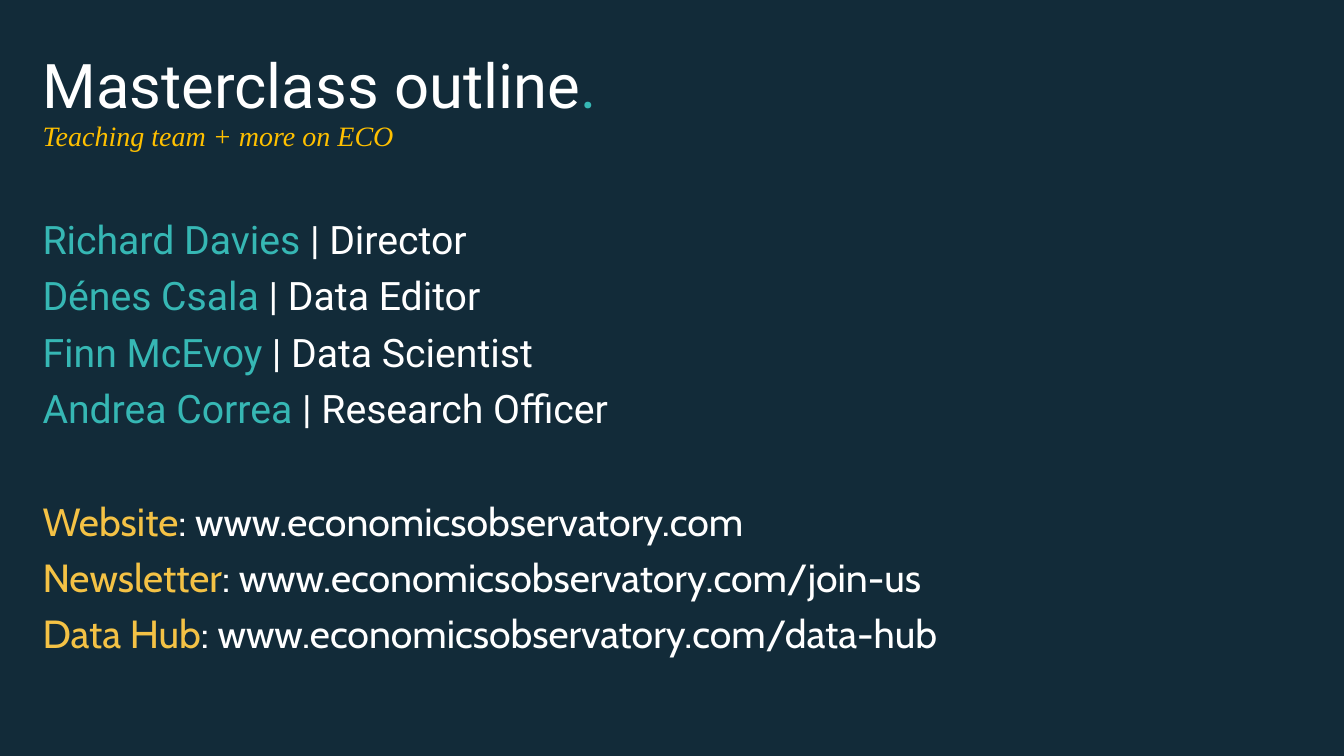
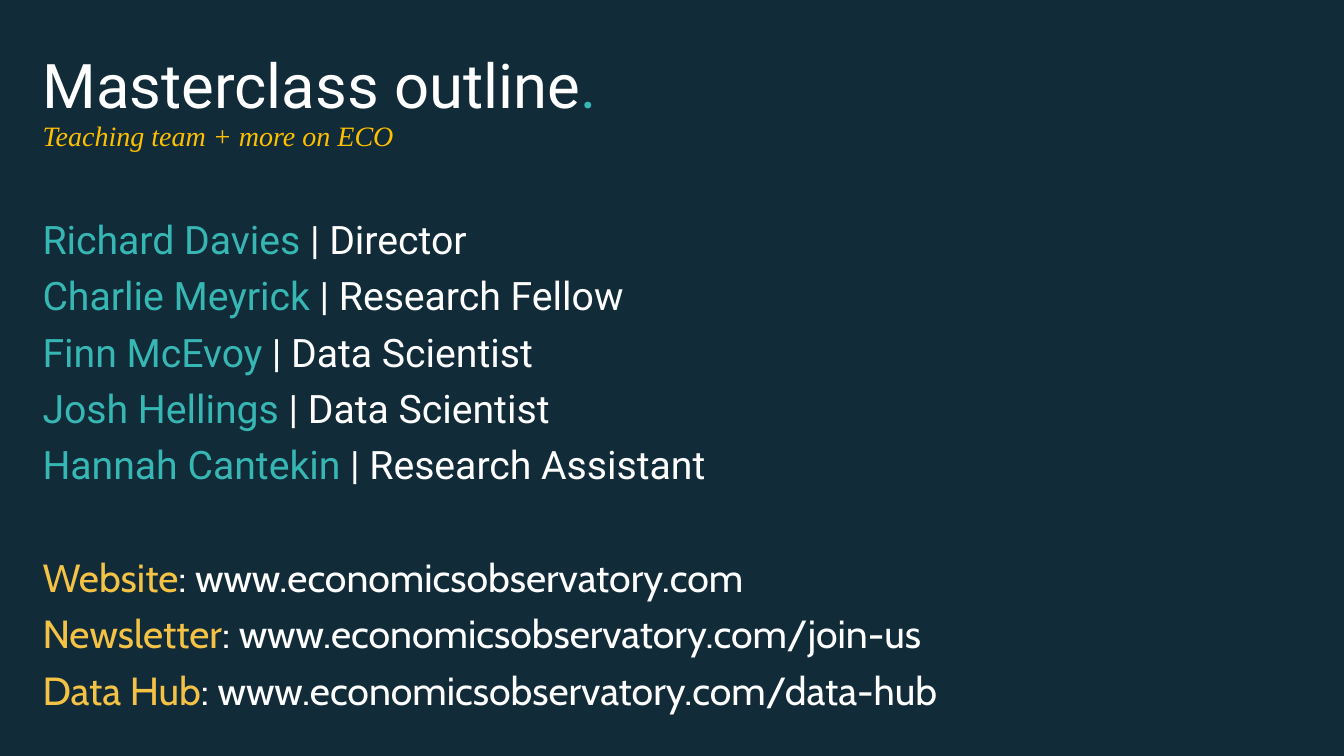
Before and after one commit to EconomicsObservatory/courses, a slide deck: slide 13 of 1/s1_Charts_as_data.pptx. Drawn at 1344x756 pixels with LibreOffice and Linux fonts; fonts in the diff are those of the drawing. Boxes give left, top, right and bottom in pixels: in the first picture for what was removed or moved away, otherwise in the second. Text is boxed around its words. In the diff, an @@ line names an element or a change of style, - is before the commit and + after.

```diff
--- a/1/s1_Charts_as_data.pptx
+++ b/1/s1_Charts_as_data.pptx
@@ text at [43,280,624,319]: text changed @@
-Dénes Csala | Data Editor
+Charlie Meyrick | Research Fellow
@@ text at [43,393,705,480]: text changed @@
-Andrea Correa | Research Officer
+Josh Hellings | Data Scientist
+Hannah Cantekin | Research Assistant
```
Also in this commit, not shown: 1 other slide changed, 1 other file.
